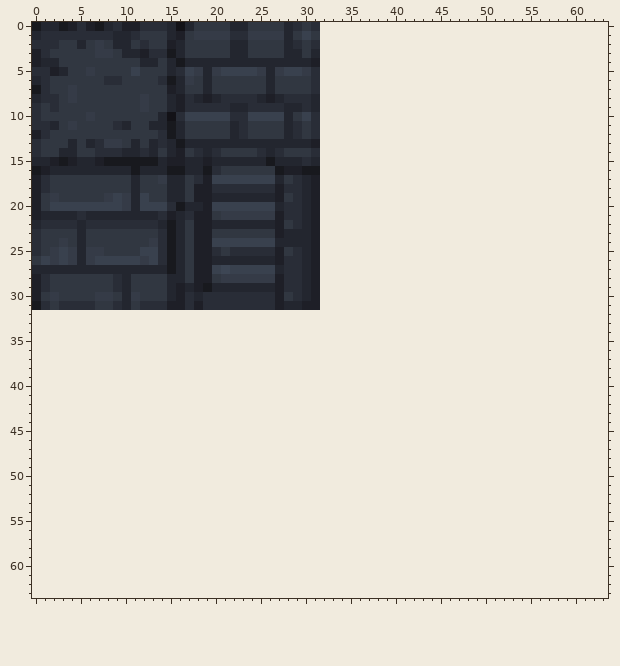
One commit to this pixel-art sprite: examples/top-down/assets/DungeonTiles.png. This is how it looked before the edit.
The file is 32x32 pixels. Colours within 5 levels of each other are drawn and written as one. The old version is drawn lined up with the new one, on the new canvas.
The same view after the edit:
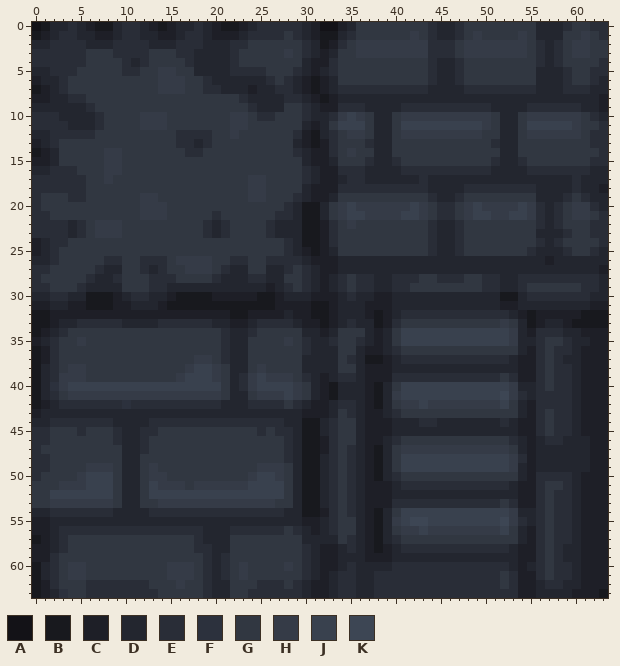
Palette (. is transparent): A #131217  B #18191e  C #1e1f27  D #23262f  E #292d37  F #2c313d  G #313741  H #353b47  J #39414e  K #3d4654
Diff:
canvas 32x32 -> 64x64
Changed rows in their new state; - is an unchanged pixel.
first column x 0:
 0 AB-DED--BDEEDCBCD-EDCBBCDEEEE-DCAACDGGGGGGGGEDDEGGGGGGGGDDDEGGEE
 1 BCD--DDCC-E-DDCCDEEDCCCDEEEEGEDCBBDEGGGGGGHGEDDEGHGGGGHGDDDGGHGE
 2 DD-EEEDDDEEE-DDDEEEDDDEE----GGEDBCEGHHHHHHHHEEEGHHHHHHHGEDEGHHGG
 3 E-EEEE-GGEEEEGGGEEDDDDEG----HGE-CDGGHHHHHHHHEEEGHHHHHHHGEDEGHHGG
 4 EEEEEE----EDEG-GGE----EGGGGGGG--CEGGGGGGGGGGEDDEGGGGGGGGEDEGGGGE
 5 DDEEE-G---EE--HHGGD-DDEEEEGGGEDCDEGGGGGGGGGGEDDEGGGGGGGGDDDEGGEE
 6 CDDE----GG----HHHG-EDDDDDDE-EDCBCDGGGGGGGGGGEDDEGGGGGGGGDDDEGGED
 7 -CDEG---------HHH--EEDDDCD-EEDCBCDEEEEEEEEEEDDDDEEEEEEEEDDDEEEDD
 8 CCDDEE------G--GGGGGGGG-D-D---DCBCDDDDDDDDDDDDDDDDDDDDDDDDDDDDDC
 9 DDDDDDE-----G--GGGGGGGGG-DDDGG--CCEEEDDDDEEEEEEEEEEDDDDEEEEEEDDC
10 -EEDDDDE----HHHGGGGGGGHHGEEGG-EDDEHJHGDDGHHHHHHHHHHGDDGHHHHHHGED
11 --EEDDDE-GG-HHHGG-----HH----GGDCDGJJJGDDGJJJJJJJJJHGDDGJJJJJHGGE
12 DDEEEEE-------GGEEEE--HG----G-CBDEGHHGDDGHHHHHHHHHGGDDGHHHHHHGEE
13 CDE-G-GGGG-G-GGGEE-EGGGGGGGGG-CBCEGGGEDDGGGGGGGGGGGEDDGGGGGGGGEE
14 BCDGG--GHHGGGG-GGE-GG----GGG-EDCCEGHGGDDGGGGGGGGGGGGDDGGGGGGGGGE
15 CCDGGGGGHHGGGGGGGGGGGGGGGGGGGGDCCDGGGEDDEGGGGGGGGGGEDDEGGGGGGGEE
16 DDEEEGGGHHGGGGGGGGGGG------GGGEDCCEEEDDDDEEEEEEEEEEDDDDEEEEEEEDD
17 E-EEEE--H--G--GGG-GGGGGGHHGG-GEDCCDEEDDDDDDEDDDDDDDDDDDDDDDDEDDD
18 E-EEEE-----G---GG-GGGGGGHHGGGG--CCEEEEEEEEEEDDDDEEEEEEEEDDDDEDDC
19 E-G-EE--GGGGHH-GG-GGGGGGHHGG----CDGGGGGGGGGGEDDEGGGGGGGGDDDEGEDD
20 E-GGGGGGGGGGHHHGGGGGGGGGGGGG-DBBDGHJHHHHHHJHGEEGHJHHHHJHEDEGHHED
21 EEGGGGGGGGGGHHHGGGGGEGGGGGGE-DBBDGHJJHHHHJJHGEEGHJJHHJJHEDEGHHGE
22 E---DEGHHHGGGGGGG-GE-EGGGGEDDDBBCEGHGGGGGGGGEDDEGGGGGGGGEDEGGGEE
23 -EEEDE-HHH----GGG-GEDE----ED--BBCEGGGGGGGGGGEDDEGGGGGGGGDDDEGGEE
24 CDEE-G-------GGGG-GGGGGGGGGGE-BBCEGGGGGGGGGGEDDEGGGGGGGGEDEGGGGE
25 CDEGGGGG----GGGGG-GGG-GGGGGGEDCBCDGGGGGGGGGGEDDEGGGGGGGEDDDEGGED
26 DDEGGGGGEEGGEE-GHHHHGGEEGGEE----CCDDDDDDDDDDDDDDDDDDDDDDDCDDDDDD
27 EEGGGGGE--GGE-EGGHHHGEDDGGD--GEDCCDDDDDDDDDDDDDDDDDDDDDDDDDDDDDC
28 EG----EDD-G--EEEG-GGEDDDEEDDGGEDCDEGEEDDEEEGGEEEGGEEDDEEEEEEEEED
29 E----EDDDDG--EE-D-DD------CD-GEDCDEGEEDDEEGGGGGGGGEEDDEGGGGGGEED
30 DDEEDDBBBC-EEDDCBBBBCCCCCBB-DD--CCDEDDCCDDDDDDDDDDDDBBDEEEEEEEDD
31 CCDDCCBBBCCDDDCBBBBBBBBBBBB-CC-BBCDDDCCCDDDDDDDDDDDDCCDDDDDDDDCC
32 BBCCCCCCCCCCCCCCCCCCCCBBCCCCDCCBBCDDDCBCDEEEEEEEEEEEEDCBCCCCCBBB
33 BBCDDEEEEEDDDDEEEEEEDDCCDEEEEDCCBCDEDDBCEGGGGGGGGGGGHGDBCDDCBBBB
34 BCDEGGGGGGGGGGGGGGGGGEDDEGGGGGDDCDGGGDCDGJJJJJJJJJJJJHDCEEEDDCCC
35 CDEGGHGGGGGGGGGGGGGGGEDDGGGGHGEDDEGGEDCDGJJJJJJJJJJJJHDDEGGEDDCC
36 BCEGGGGGGGGGGGGGGGGGGEDDGGGGGGEDDDGGDCCDEGGGGGGGGGGGGGDCEGEEDCCC
37 BCEGGGGGGGGGGGGGGGHHGEDDGGGGGGDDDDGEDBBCDEEEEEEEEEEEEDCCEGEDDCCC
38 BDEGHHGGGGGGGGGGGHJJHGDDGHGGGGDDDDGGDCCCDDDDDDDDDDDDDDCCEGEEDCCC
39 BDEHHHGGGGGGGGGGHJJJHGDEHJHHHGEDCDEEDCCCEEEEEEEEEEEEGECCEGEEDCCC
40 BDFHJJJJJJJJJJJJJJJJJGDEHJJJJHGDCBDDDCBDGJJJJJJJJJJJJHDDEGEEDCCC
41 BDEGHHHHHHHHHHHHHHHHHGDDGHHHJHGDCBDDDCBDHJJJJJJJJJJJKHEDEEEEDCCC
42 BCDEEEEEEEFEEEEEEEEEEDDDEEEEGEDCCDEEDCBDGHHJHHHHHHHHJGDCEEEEDCCC
43 CDDDDDDDDDDDDDDDDDDDDDDDDDDDDDCCCDGEDCCDEGGGGGGGGGGGGGDCEGEEDCCC
44 DDEEEEEEEDDDDEEEEEEEEEEEEEEEDDBBDEGGDCCCDDDEEDDDDDDDEDCCEGEEDCCC
45 EEGGGEGGGEDDEEGGGGGGGGGGGEGEEDBBDEGGDCCCDDDDDDDDDDDDDDCCEGEEDCCC
46 EEGGGGGGGEDDEGGGGGGGGGGGGGGGEDBBCEGGDCCDEGGGGGGGGGGGGEDCDEEDDDCC
47 EGGGGGGGGGDDEGGGGGGGGGGGGGGGEDBBCEGEDCBDGHHHHHHHHHHHHGDCDDDDDDCC
48 EEGGGGGGGGDDGGGGGGGGGGGGGGGGEDBBDEGEDCBDGJJJJJJJJJJJJHECDDDDDDCC
49 EEGGGGHHHGDDGHGGGGGGGGGGGHHHGDBBDEGEDCBDGJJJJJJJJJJJJHDCDDDDDDCC
50 EGGGGHJJJGDDGHHGGGGGGGGGHJJHGDBBDEGEDCBDEGGGGGGGGGGGGGDCEEEEDCCC
51 GGGHHHJJJGDDGJHHHGHHHHHHJJJJGDBBDEGEDCCCDEEEEEEEEEEEEDCCEGGEDCCC
52 GGJJJJJJJGDDGJJJJJJJJJJJJJJJGDBBDEGEDCCCDDDDDDDDDDDDDDCCEGEEDCCC
53 GGHHHHHHHGDDGGHHHHHHHHHHHHHGGDBBDEGEDCCCEEEEEEEEEEEEGECCEGEEDCCC
54 DDEEEEEEEDDDDEEEEEEEEEEEEEEEDDBBCEGEDCBDGJJJJJJJJJJJJHDDEGEEDCCC
55 CCDDDDDDDDDDDDDDDDDDDDDDDDDDDDCCDEGGDCBDHJKKJJJJJJJJKHEDEGEEDCCC
56 CCDEEEEEEEEEEEEEEEEDDDEEEEEEGEDCDEGGDCBDGHHJHHHHHHHHJGDCEGEEDCCC
57 BCDEGGGGGGGGGGGGGGEDDDGGGGGGGGDDDDGEDCBDEGGGGGGGGGGGGGDCEGEEDCCC
58 CCDEGGGGGGGGGGGGGGEEDDGGGGGGGGEDCCDEDCBCDEEEEEEEEEEEEDCCEGEDDCCC
59 CCEGGGGGGGGGGGGGGGGEDEGGGGGGGGEDCCDDDCCCDDDDDDDDDDDDDDCCEGEDDCCC
60 BDEGHHGGGGGGGGGHHHGEDEGHGGGGHGEDCCDEDDDDEEEEEEEEEEEEEDCDEGEEDCCC
61 BDEGHHGGGGGGGGGHHHGEDEGHGGGGGGEDCDEEDDEEEEEEEEEEEEEEGECCEGEEDCCC
62 BCEGGGEEEEEEEGGGHGGEDDGGGEEEGEDCCDEEDDEEEEEEEEEEEEEEGECCDEEDDCCC
63 BCDFGGEEEEEEEEGGGGGEDDGGEEEEEEDCCDEEDDEEEEEEEEEEEEEEEECCDDDDCCCB
